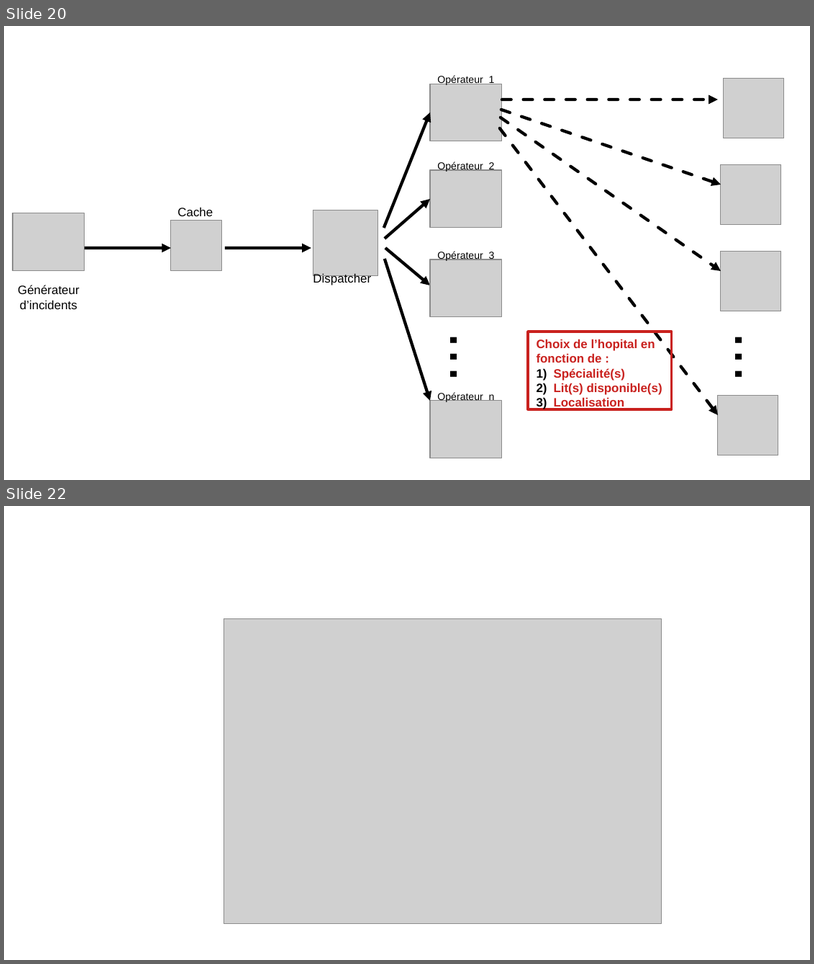
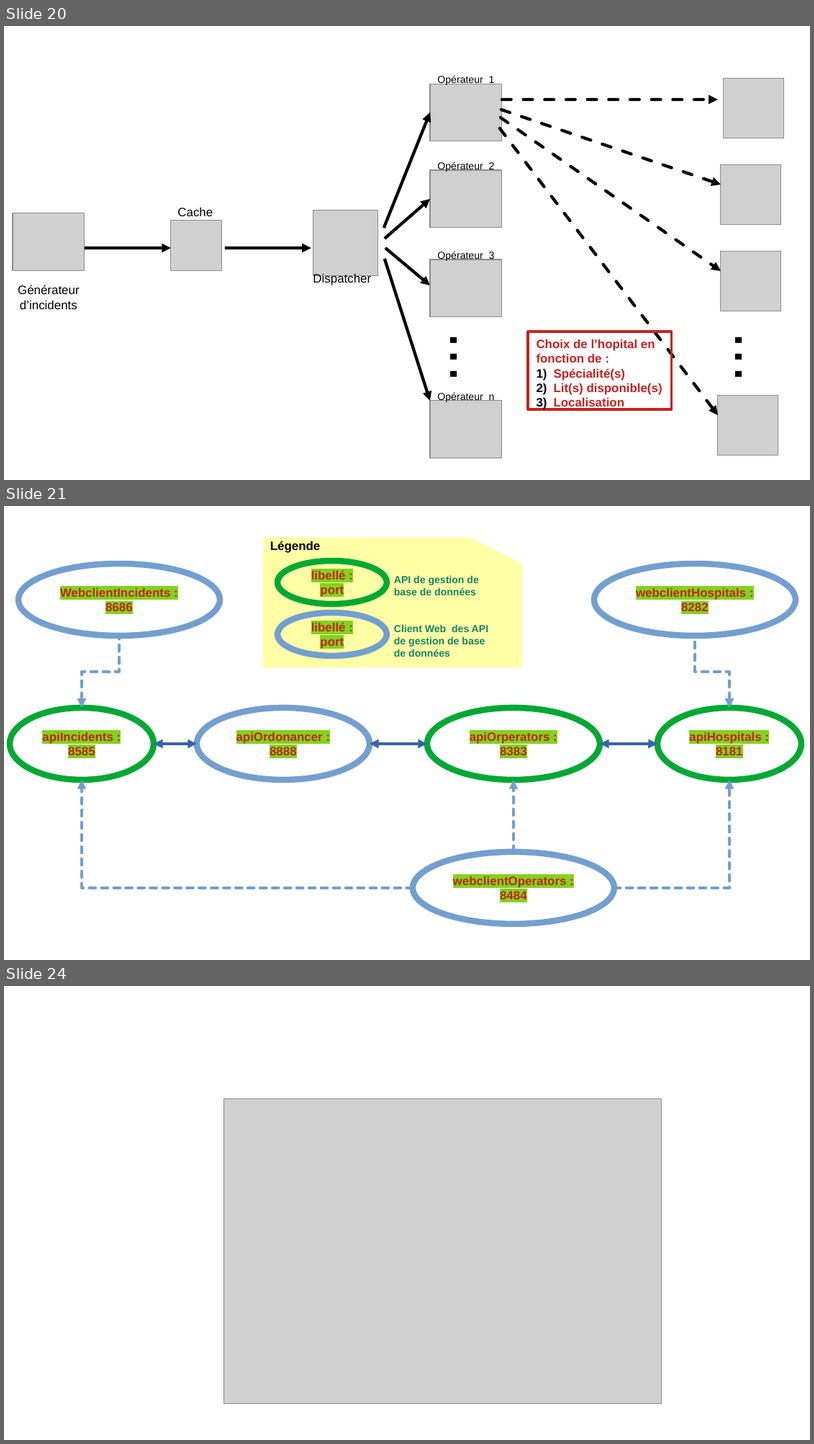
Before and after one commit to gattardm/P11, a slide deck: Sources/doc/diagrammes.odp. Shown one above the other, each under a label of ours: slides 20 and 22 before the commit, slides 20, 21 and 24 after it; the slides between them are not shown. The pictures are 814x964 and 814x1444 pixels, drawn with LibreOffice and Linux fonts; fonts in the diff are those of the drawing; grey boxes stand for pictures. Boxes give left, top, right and bottom in pixels: in the first picture for what was removed or moved away, otherwise in the second. Text is boxed around its words. In the diff, an @@ line names an element or a change of style, - is before the commit and + after.

```diff
--- a/Sources/doc/diagrammes.odp
+++ b/Sources/doc/diagrammes.odp
@@ slide 21 added at (4,506,810,960), background #FFFFFF @@
@@ flow chart punched card added at (263,538,522,667), fill #FFFFA6 @@
@@ text added at (270,541,320,553), 12 pt, text #000000, bold @@
+Légende
@@ ellipse added at (18,564,221,636), outline #729FCF 6.01 pt, 12 pt, text #C9211E, bold @@
+WebclientIncidents :
+8686
@@ ellipse added at (594,564,797,636), outline #729FCF 6.01 pt, 12 pt, text #C9211E, bold @@
+webclientHospitals : 8282
@@ group added at (278,561,489,656): 2 ellipses, 2 texts @@
+libellé : port
+libellé : port
+API de gestion de base de données
+Client Web des API de gestion de base de données
@@ elbow arrow added from (119, 636) to (82, 708), #729FCF 3 pt dashed @@
@@ elbow arrow added from (695, 636) to (730, 708), #729FCF 3 pt dashed @@
@@ ellipse added at (10,708,154,780), outline #00A933 6.01 pt, 12 pt, text #C9211E, bold @@
+apiIncidents : 8585
@@ ellipse added at (197,708,370,780), outline #729FCF 6.01 pt, 12 pt, text #C9211E, bold @@
+apiOrdonancer : 8888
@@ ellipse added at (427,708,600,780), outline #00A933 6.01 pt, 12 pt, text #C9211E, bold @@
+apiOrperators : 8383
@@ ellipse added at (658,708,802,780), outline #00A933 6.01 pt, 12 pt, text #C9211E, bold @@
+apiHospitals : 8181
@@ elbow double arrow added from (154, 744) to (197, 744), #3465A4 3 pt @@
@@ elbow double arrow added from (370, 744) to (427, 744), #3465A4 3 pt @@
@@ elbow double arrow added from (600, 744) to (658, 744), #3465A4 3 pt @@
@@ elbow arrow added from (413, 888) to (82, 780), #729FCF 3 pt dashed @@
@@ elbow arrow added from (514, 852) to (514, 780), #729FCF 3 pt dashed @@
@@ elbow arrow added from (615, 888) to (730, 780), #729FCF 3 pt dashed @@
@@ ellipse added at (413,852,615,923), outline #729FCF 6.01 pt, 12 pt, text #C9211E, bold @@
+webclientOperators : 8484
@@ what was slide 22 is now slide 24 @@
```
Also in this commit, not shown: 3 slides changed, 1 other slide added, 28 other files.
